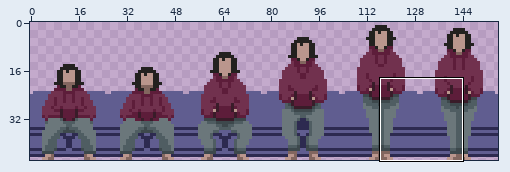
Edited in one commit: sprite sheet (Assets/Sprites/Animaciones/Claire Unsit.png). Above, an overview of the earlier version with the close-up marked.
Close-up. The starting point:
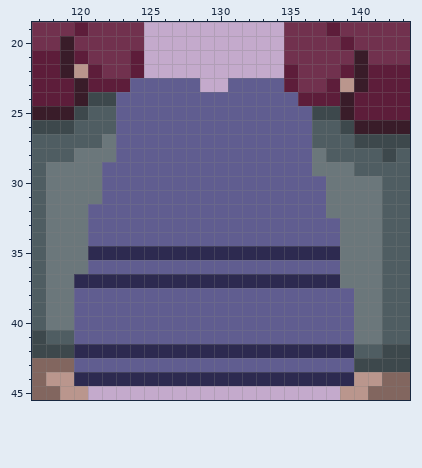
The file is 156x46 pixels. Shown: x 117..143, y 19..45. The commit also changed other parts of the picture, which this record leaves out.
After the commit:
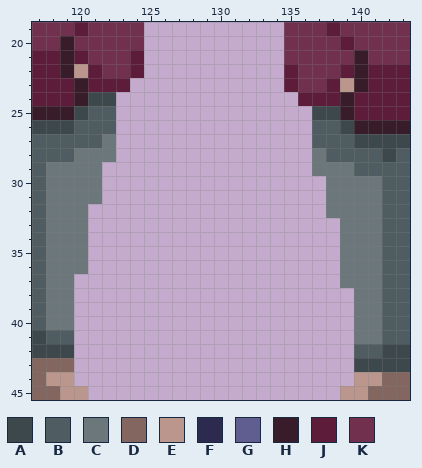
Palette (. is transparent): A #3d484c  B #4f5d62  C #6b777b  D #82665f  E #ba968d  F #2d2a50  G #605d90  H #391c29  J #5d1d3a  K #71314e
The edit:
{"y":23,"x":124,"old":"GGGGG","new":"....."}
{"y":23,"x":131,"old":"GGGG","new":"...."}
{"y":24,"x":123,"old":"GGGGGGGGGGGGG","new":"............."}
{"y":25,"x":123,"old":"GGGGGGGGGGGGGG","new":".............."}
{"y":26,"x":123,"old":"GGGGGGGGGGGGGG","new":".............."}
{"y":27,"x":123,"old":"GGGGGGGGGGGGGG","new":".............."}
{"y":28,"x":123,"old":"GGGGGGGGGGGGGG","new":".............."}
{"y":29,"x":122,"old":"GGGGGGGGGGGGGGG","new":"..............."}
{"y":30,"x":122,"old":"GGGGGGGGGGGGGGGG","new":"................"}
{"y":31,"x":122,"old":"GGGGGGGGGGGGGGGG","new":"................"}
{"y":32,"x":121,"old":"GGGGGGGGGGGGGGGGG","new":"................."}
{"y":33,"x":121,"old":"GGGGGGGGGGGGGGGGGG","new":".................."}
{"y":34,"x":121,"old":"GGGGGGGGGGGGGGGGGG","new":".................."}
{"y":35,"x":121,"old":"FFFFFFFFFFFFFFFFFF","new":".................."}
{"y":36,"x":121,"old":"GGGGGGGGGGGGGGGGGG","new":".................."}
{"y":37,"x":120,"old":"FFFFFFFFFFFFFFFFFFF","new":"..................."}
{"y":38,"x":120,"old":"GGGGGGGGGGGGGGGGGGGG","new":"...................."}
{"y":39,"x":120,"old":"GGGGGGGGGGGGGGGGGGGG","new":"...................."}
{"y":40,"x":120,"old":"GGGGGGGGGGGGGGGGGGGG","new":"...................."}
{"y":41,"x":120,"old":"GGGGGGGGGGGGGGGGGGGG","new":"...................."}
{"y":42,"x":120,"old":"FFFFFFFFFFFFFFFFFFFF","new":"...................."}
{"y":43,"x":120,"old":"GGGGGGGGGGGGGGGGGGGG","new":"...................."}
{"y":44,"x":120,"old":"FFFFFFFFFFFFFFFFFFFF","new":"...................."}
